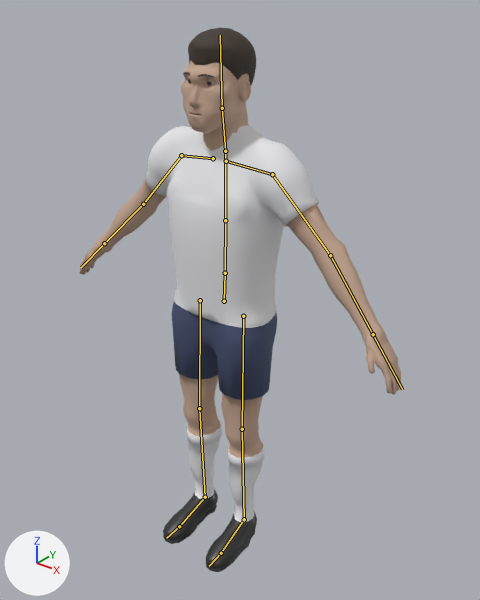
Renders of the Blender file assets/figure/figure.blend from each side of a commit.
Both versions are drawn from a 50 mm lens placed at (1.293, -1.518, 1.946), pointed at (0.097, -0.023, 1.019). The axes (+X, +Y, +Z) are drawn at lower left. The lights are the same throughout. The picture after the commit comes second. The bones that bend it are drawn over the model as lines.

In view in the first picture: 'body', 'eyes', 'hair_short'.
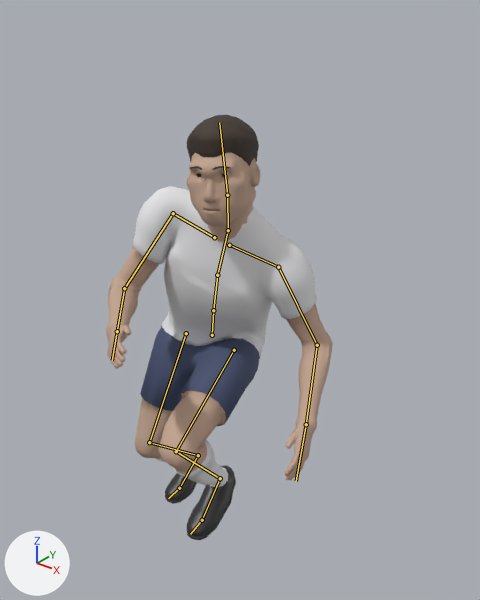
The newer file adds an action. The first version stands in its rest pose; the second is drawn at frame 19 of the action 'cut_L'.

Pixel boxes (x1, y1, x2, y2) of what changed, in the pictures (480 x 600 px):
'body', posed (29% narrower, 24% shorter): before (79, 60, 401, 572); after (106, 152, 333, 540)
'hair_short', posed: before (183, 27, 256, 85); after (187, 115, 259, 170)
'eyes', posed: before (188, 80, 214, 115); after (196, 173, 229, 178)
bone 'hips', root to tip: before (224, 301) to (225, 273); after (212, 335) to (213, 310)
bone 'spine', root to tip: before (225, 273) to (225, 220); after (213, 310) to (217, 275)
bone 'chest', root to tip: before (225, 220) to (225, 151); after (217, 275) to (228, 230)
bone 'neck', root to tip: before (225, 151) to (222, 108); after (228, 230) to (227, 195)
bone 'head', root to tip: before (222, 108) to (220, 35); after (227, 195) to (219, 122)
bone 'upper_arm_L', root to tip: before (272, 174) to (330, 255); after (278, 267) to (317, 345)
bone 'forearm_L', root to tip: before (330, 255) to (373, 334); after (317, 345) to (306, 424)
bone 'hand_L', root to tip: before (373, 334) to (402, 389); after (306, 424) to (296, 481)
bone 'upper_arm_R', root to tip: before (181, 155) to (143, 204); after (173, 213) to (124, 288)
bone 'forearm_R', root to tip: before (143, 204) to (104, 243); after (124, 288) to (117, 331)
bone 'hand_R', root to tip: before (104, 243) to (81, 267); after (117, 331) to (112, 360)
bone 'thigh_L', root to tip: before (243, 316) to (242, 429); after (234, 350) to (176, 451)
bone 'shin_L', root to tip: before (242, 429) to (244, 519); after (176, 451) to (220, 478)
bone 'foot_L', root to tip: before (244, 519) to (221, 553); after (220, 478) to (202, 520)
bone 'toe_L', root to tip: before (221, 553) to (209, 566); after (202, 520) to (190, 534)
bone 'thigh_R', root to tip: before (200, 300) to (199, 408); after (186, 333) to (149, 442)
bone 'shin_R', root to tip: before (199, 408) to (205, 497); after (149, 442) to (198, 455)
bone 'foot_R', root to tip: before (205, 497) to (179, 526); after (198, 455) to (179, 488)
bone 'toe_R', root to tip: before (179, 526) to (166, 538); after (179, 488) to (168, 498)

What the commit changed:
Bone 'hips' (bone_hips) moves from (0.0, 0.0, 0.0) to (-0.058, -0.148, -0.007).
Bone 'hips' (bone_hips) turns from (0, 0, 0) to (5, 13, -5) degrees about its own x, y and z.
Bone 'spine' (bone_spine) turns from (0, 0, 0) to (14, 3, -10) degrees about its own x, y and z.
Bone 'chest' (bone_chest) turns from (0, 0, 0) to (3, 0, -6) degrees about its own x, y and z.
Bone 'neck' (bone_neck) turns from (0, 0, 0) to (-10, 5, 11) degrees about its own x, y and z.
Bone 'head' (bone_head) turns from (0, 0, 0) to (-13, 5, 14) degrees about its own x, y and z.
Bone 'upper_arm_L' (bone_upper_arm_l) turns from (0, 0, 0) to (12, -6, -1) degrees about its own x, y and z.
Bone 'forearm_L' (bone_forearm_l) turns from (0, 0, 0) to (48, 0, 0) degrees about its own x, y and z.
Bone 'hand_L' (bone_hand_l) turns from (0, 0, 0) to (6, -15, 0) degrees about its own x, y and z.
Bone 'upper_arm_R' (bone_upper_arm_r) turns from (0, 0, 0) to (42, -14, 21) degrees about its own x, y and z.
Bone 'forearm_R' (bone_forearm_r) turns from (0, 0, 0) to (73, 0, 0) degrees about its own x, y and z.
Bone 'hand_R' (bone_hand_r) turns from (0, 0, 0) to (6, 15, 0) degrees about its own x, y and z.
Bone 'thigh_L' (bone_thigh_l) turns from (0, 0, 0) to (-77, -2, -6) degrees about its own x, y and z.
Bone 'shin_L' (bone_shin_l) turns from (0, 0, 0) to (110, 0, -1) degrees about its own x, y and z.
Bone 'foot_L' (bone_foot_l) turns from (0, 0, 0) to (-19, 7, 6) degrees about its own x, y and z.
Bone 'toe_L' (bone_toe_l) turns from (0, 0, 0) to (-20, -1, 0) degrees about its own x, y and z.
Bone 'thigh_R' (bone_thigh_r) turns from (0, 0, 0) to (-24, 10, 1) degrees about its own x, y and z.
Bone 'shin_R' (bone_shin_r) turns from (0, 0, 0) to (65, 0, 1) degrees about its own x, y and z.
Bone 'foot_R' (bone_foot_r) turns from (0, 0, 0) to (-29, 3, -9) degrees about its own x, y and z.
Bone 'toe_R' (bone_toe_r) turns from (0, 0, 0) to (-17, 1, 0) degrees about its own x, y and z.
